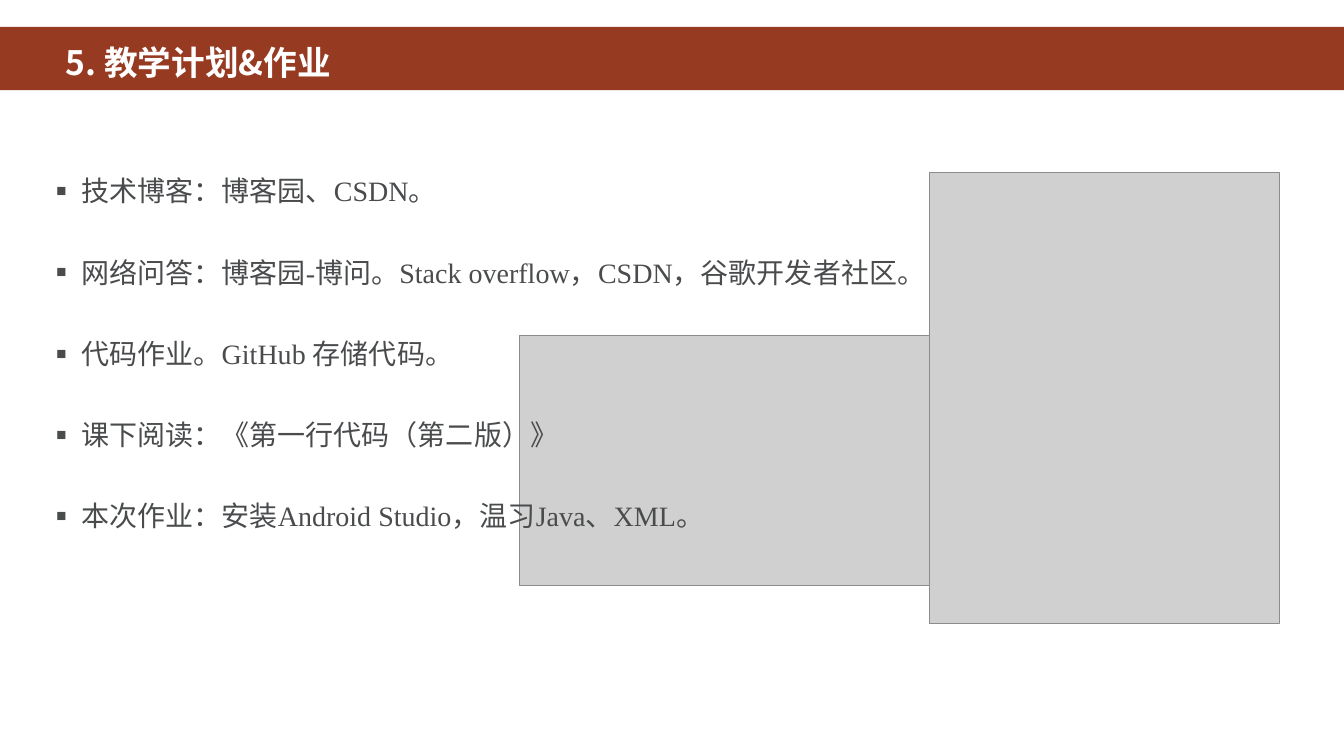
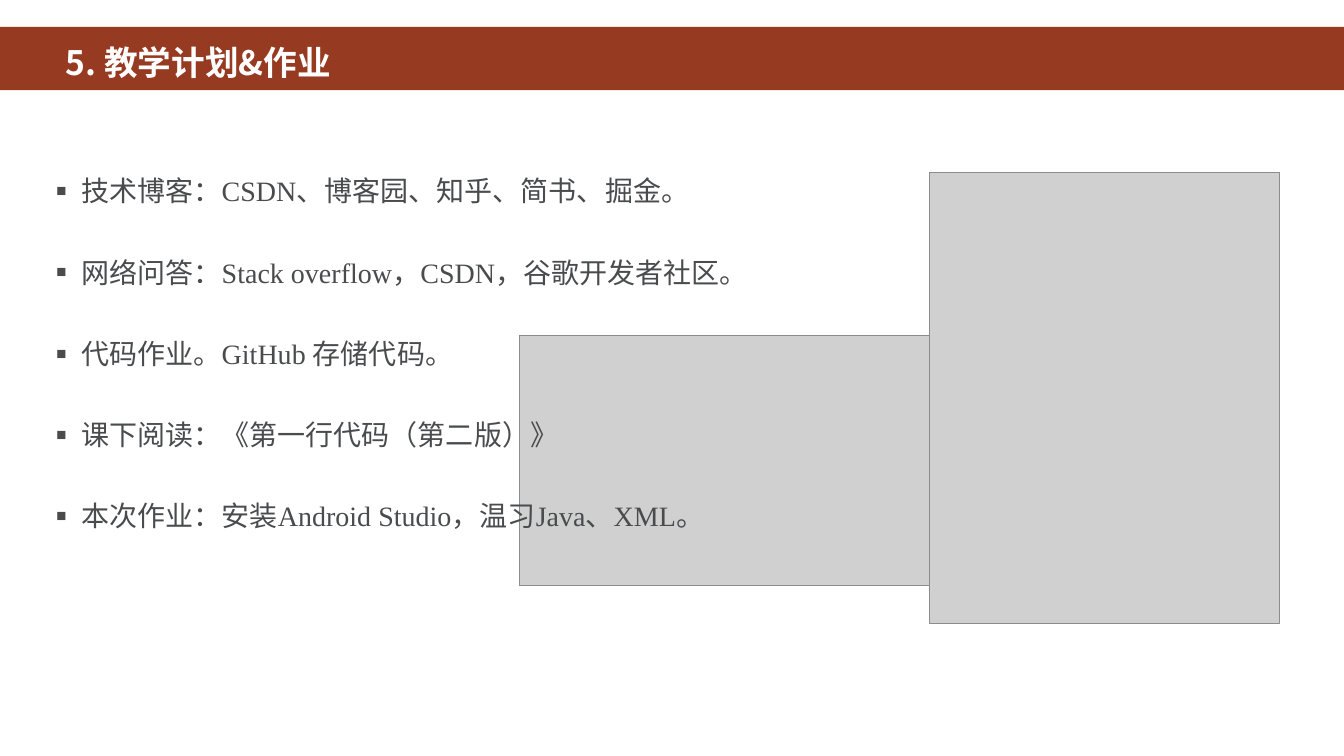
Before and after one commit to HBU/Android-PPT, a slide deck: slide 9 of 00.0 -- 移动开发 -- 第00章.ppt. Drawn at 1344x756 pixels with LibreOffice and Linux fonts; fonts in the diff are those of the drawing; grey boxes stand for pictures; background and template pictures are left out. Boxes give left, top, right and bottom in pixels: in the first picture for what was removed or moved away, otherwise in the second. Text is boxed around its words. In the diff, an @@ line names an element or a change of style, - is before the commit and + after.

```diff
--- a/00.0 -- 移动开发 -- 第00章.ppt
+++ b/00.0 -- 移动开发 -- 第00章.ppt
@@ text at box(81, 177, 748, 286): text changed @@
-■ 技术博客：博客园、CSDN。
-■ 网络问答：博客园-博问。Stack overflow，CSDN，谷歌开发者社区。
+■ 技术博客：CSDN、博客园、知乎、简书、掘金。
+■ 网络问答：Stack overflow，CSDN，谷歌开发者社区。
```
Also in this commit, not shown: 3 other slides changed, 2 other files.
